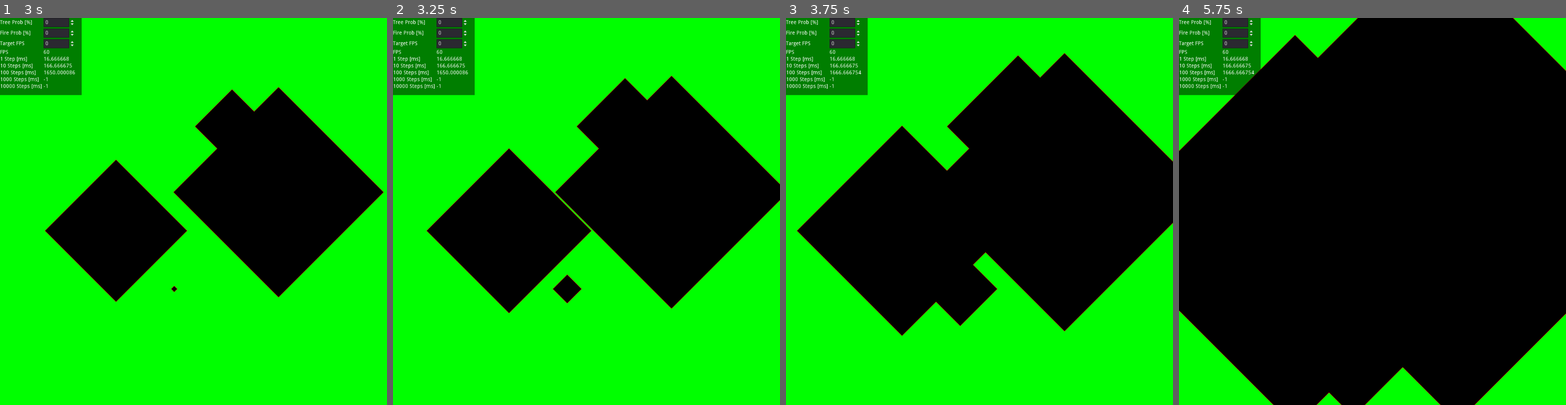
Above: before the commit, frames 1-4 (left to right).
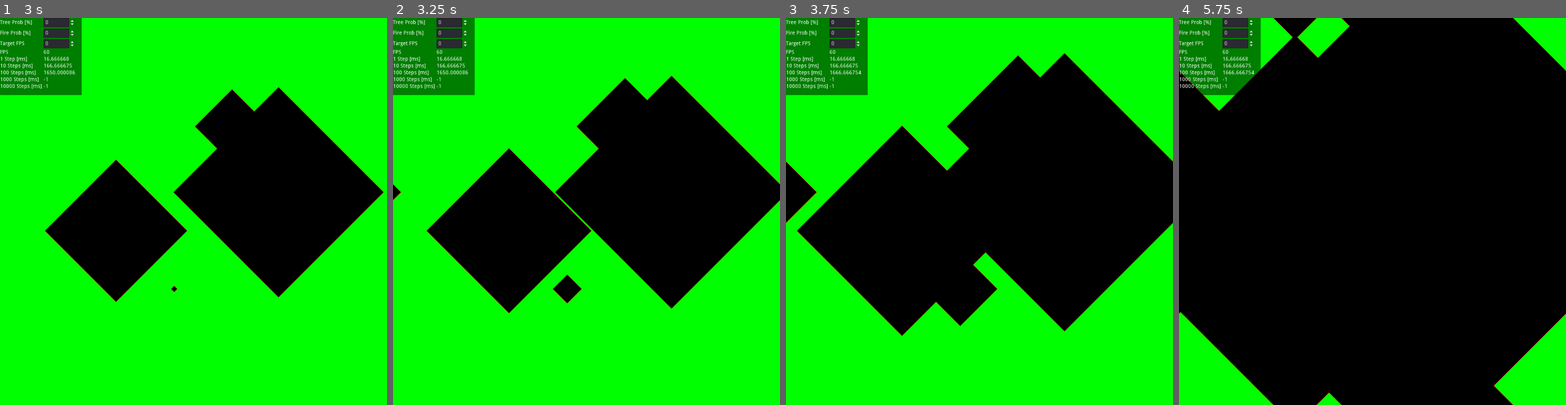
Above: after the commit, the same moments.

Repository: max-deutsch/cellular-map
Game: Godot game, scene res://ForestFire.tscn
Same seed, same stepped clock (60 frames per second), same inputs: the game is played once before the commit and once after it.
Inputs (mouse positions are in pixels of both pictures, inside the frame that each line leads up to):
- Up to frame 1 (3 s): tap Enter at 0.5 s; move the mouse to (278, 192) at 0.52 s; click (278, 192) at 0.67 s; move the mouse to (116, 230) at 1.27 s; click (116, 230) at 1.42 s; move the mouse to (232, 126) at 2.02 s; click (232, 126) at 2.17 s; move the mouse to (174, 288) at 2.77 s; click (174, 288) at 2.92 s
- Up to frame 2 (3.25 s): no input
- Up to frame 3 (3.75 s): move the mouse to (1095, 269) at 3.52 s; click (1095, 269) at 3.67 s
- Up to frame 4 (5.75 s): move the mouse to (1256, 153) at 4.27 s; click (1256, 153) at 4.42 s; move the mouse to (1391, 211) at 5.02 s; click (1391, 211) at 5.17 s

Frame 1 is identical in both runs. In frame 2, less than 0.1% of the frame differs, in the area x 0-3%, y 42-48%; in frame 3, 0.6%; in frame 4, 2.7%, in the area x 0-87%, y 0-100%.

Commit message:
Set texture to repeat

Diff:
--- a/ForestFire.shader
+++ b/ForestFire.shader
@@ -33,8 +33,12 @@
 	vec2 sz = SCREEN_PIXEL_SIZE;
 
 	vec4 cell = texture(TEXTURE, SCREEN_UV);
+	bool first_pass;
 	if(cell.a < 1.0) {
 		cell = tree;
+		first_pass = true;
+	} else {
+		first_pass = false;
 	}
 
 	vec4 result = cell;
@@ -77,5 +81,27 @@
 		result = tree;
 	}
 
-	COLOR = result;
+	if(cell.a < 1.0) {
+
+	} else {
+
+	}
+//	COLOR = texture(TEXTURE, vec2(0.0, 0.0) + vec2(-1.0, -1.0) * SCREEN_PIXEL_SIZE);
+
+//	if (first_pass) {
+		COLOR = result;
+//	} else {
+//		COLOR = texture(TEXTURE, vec2(-10.0, -10.0));
+		// COLOR = vec4(0.0, 0.0, 1.0, 1.0);
+
+//		vec4 right = texture(TEXTURE, SCREEN_UV + center_right_offset * SCREEN_PIXEL_SIZE);
+//		if(right.r < 1.0) {
+//			COLOR = vec4(0.0, 0.0, 1.0, 1.0);
+//		} else {
+//			COLOR = vec4(0.0, 0.0, 0.0, 1.0);
+//		}
+		//COLOR = vec4(1.0-right.r, 1.0-right.g, right.b, 1.0);
+		// COLOR = vec4(0.0, 0.0, 1.0, 1.0);
+//	}
+
 }
--- a/ForestFire.tscn
+++ b/ForestFire.tscn
@@ -22,6 +22,7 @@
 
 [node name="Viewport1" type="Viewport" parent="."]
 size = Vector2( 1024, 1024 )
+transparent_bg = true
 
 [node name="Sprite1" type="Sprite" parent="Viewport1"]
 material = ExtResource( 4 )
@@ -30,6 +31,7 @@
 
 [node name="Viewport2" type="Viewport" parent="."]
 size = Vector2( 1024, 1024 )
+transparent_bg = true
 
 [node name="Sprite2" type="Sprite" parent="Viewport2"]
 material = ExtResource( 4 )
--- a/Sprite1.gd
+++ b/Sprite1.gd
@@ -2,3 +2,7 @@
 
 func _ready():
 	self.texture = $"../../Viewport2".get_texture()
+	self.texture.set_flags(self.texture.flags | Texture.FLAG_REPEAT)
+#	print("self.texture.flags %d" % (self.texture.flags))
+#	print("self.texture.flags & Texture.FLAG_REPEAT %d" % (self.texture.flags & Texture.FLAG_REPEAT))
+#	print("Texture.FLAG_REPEAT %d" % Texture.FLAG_REPEAT)
--- a/Sprite2.gd
+++ b/Sprite2.gd
@@ -2,3 +2,4 @@
 
 func _ready():
 	self.texture = $"../../Viewport1".get_texture()
+	self.texture.set_flags(self.texture.flags | Texture.FLAG_REPEAT)
--- a/TextureRectFinalDisplay.gd
+++ b/TextureRectFinalDisplay.gd
@@ -94,7 +94,7 @@
 		ms10000step = 0
 	ms10000step += delta * 1000
 
-func _physics_process(delta):
+func _physics_process(_delta):
 	Time1Step.set_text(str(ms1step_display))
 	Time10Step.set_text(str(ms10step_display))
 	Time100Step.set_text(str(ms100step_display))
